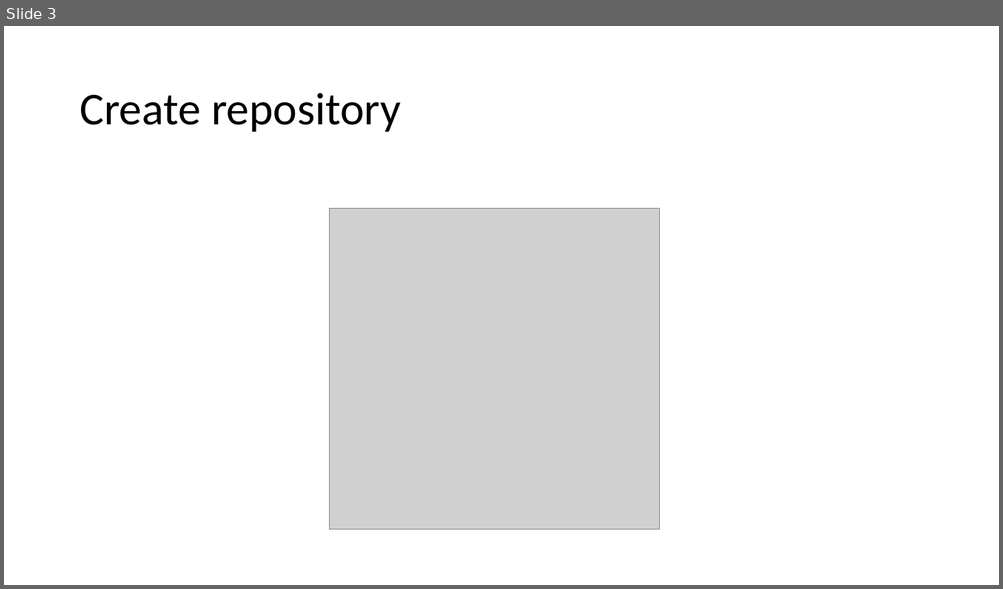
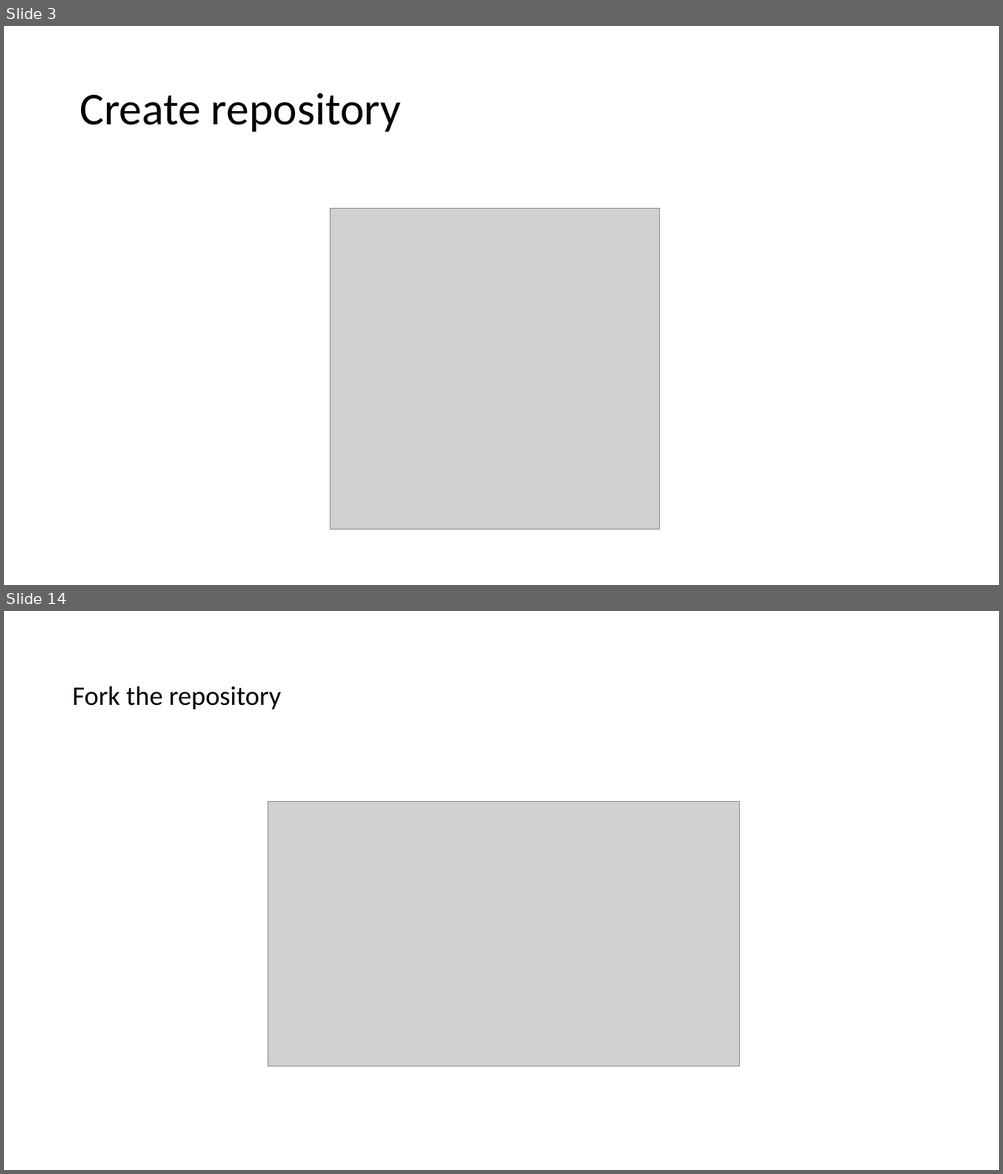
Before and after one commit to dhrutikaila/demouse, a slide deck: Git induction.pptx. Shown one above the other, each under a label of ours: slide 3 before the commit, slides 3 and 14 after it; the slides between them are not shown. The pictures are 1003x589 and 1003x1174 pixels, drawn with LibreOffice and Linux fonts; fonts in the diff are those of the drawing; grey boxes stand for pictures. Boxes give left, top, right and bottom in pixels: in the first picture for what was removed or moved away, otherwise in the second. Text is boxed around its words. In the diff, an @@ line names an element or a change of style, - is before the commit and + after.

```diff
--- a/Git induction.pptx
+++ b/Git induction.pptx
@@ slide 14 added at (4,611,999,1170), background #FFFFFF @@
@@ text added at (72,686,281,709), 26 pt, text #000000 @@
+Fork the repository
@@ picture added at (268,802,739,1066) @@
```
Also in this commit, not shown: 3 slides changed, 3 other slides added.
